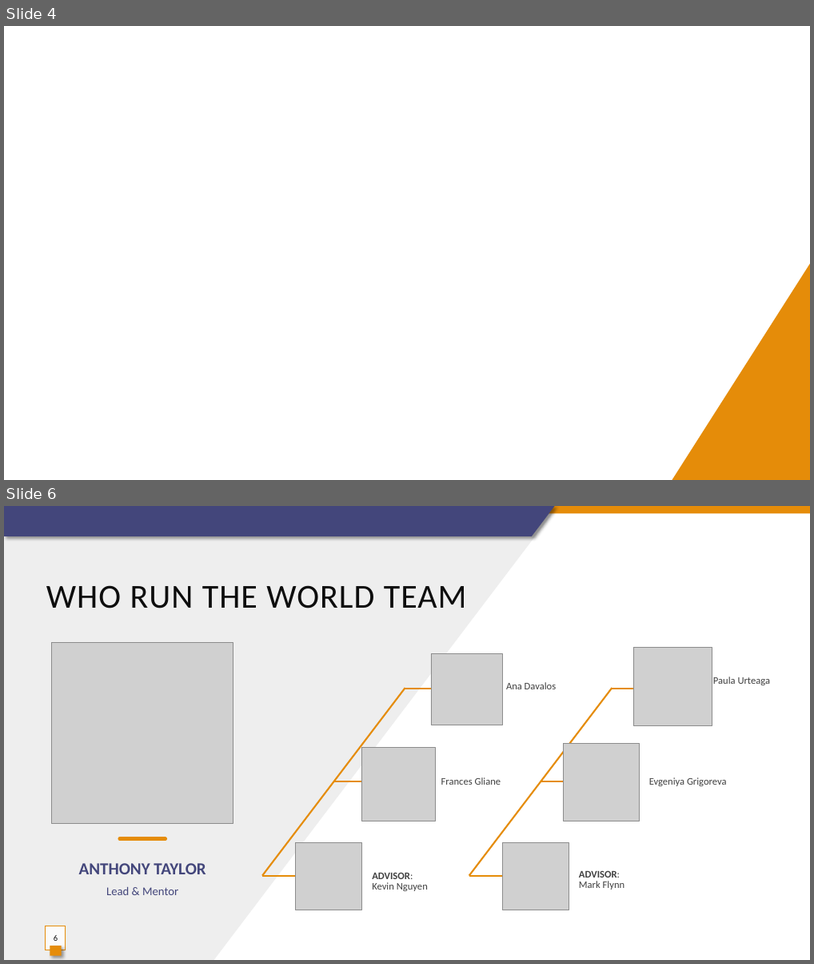
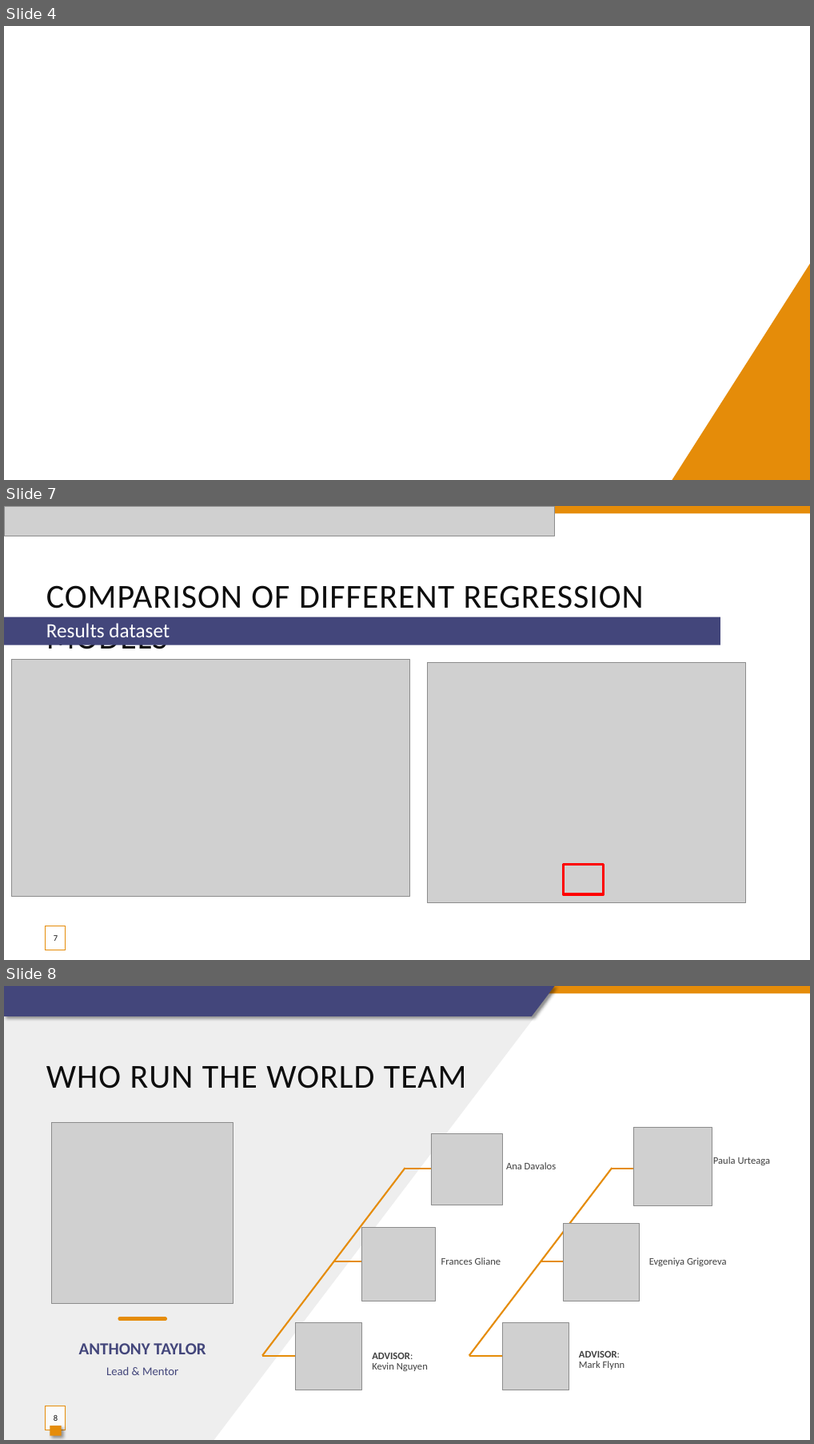
Before and after one commit to eugeniagr/WhoRunTheWorld_TaxisProject, a slide deck: UBER_LYFT_prices_prediction_Project_final.pptx. Shown one above the other, each under a label of ours: slides 4 and 6 before the commit, slides 4, 7 and 8 after it; the slides between them are not shown. The pictures are 814x964 and 814x1444 pixels, drawn with LibreOffice and Linux fonts; fonts in the diff are those of the drawing; grey boxes stand for pictures. Boxes give left, top, right and bottom in pixels: in the first picture for what was removed or moved away, otherwise in the second. Text is boxed around its words. In the diff, an @@ line names an element or a change of style, - is before the commit and + after.

```diff
--- a/UBER_LYFT_prices_prediction_Project_final.pptx
+++ b/UBER_LYFT_prices_prediction_Project_final.pptx
@@ slide 7 added at box(4, 506, 810, 960), background #FFFFFF; not listed: 1 template element that a slide beside it also shows @@
@@ picture added at box(4, 506, 555, 536) @@
@@ title added at box(46, 585, 644, 656), 40 pt, text #0D0D0D @@
+COMPARISON OF DIFFERENT REGRESSION MODELS
@@ text added at box(4, 616, 721, 644), fill #43467B, 24 pt, text #FFFFFF @@
+Results dataset
@@ picture added at box(12, 660, 410, 896) @@
@@ picture added at box(427, 662, 746, 903) @@
@@ rectangle added at box(563, 864, 604, 894), outline #FF0000 3 pt @@
@@ page number added at box(46, 925, 66, 949), fill #FFFFFF at 82% opacity, outline #E58C09 0.75 pt, 10 pt, text #0D0D0D @@
+7
@@ what was slide 6 is now slide 8 @@
```
Also in this commit, not shown: 3 slides changed, 1 other slide added, 1 other file.
